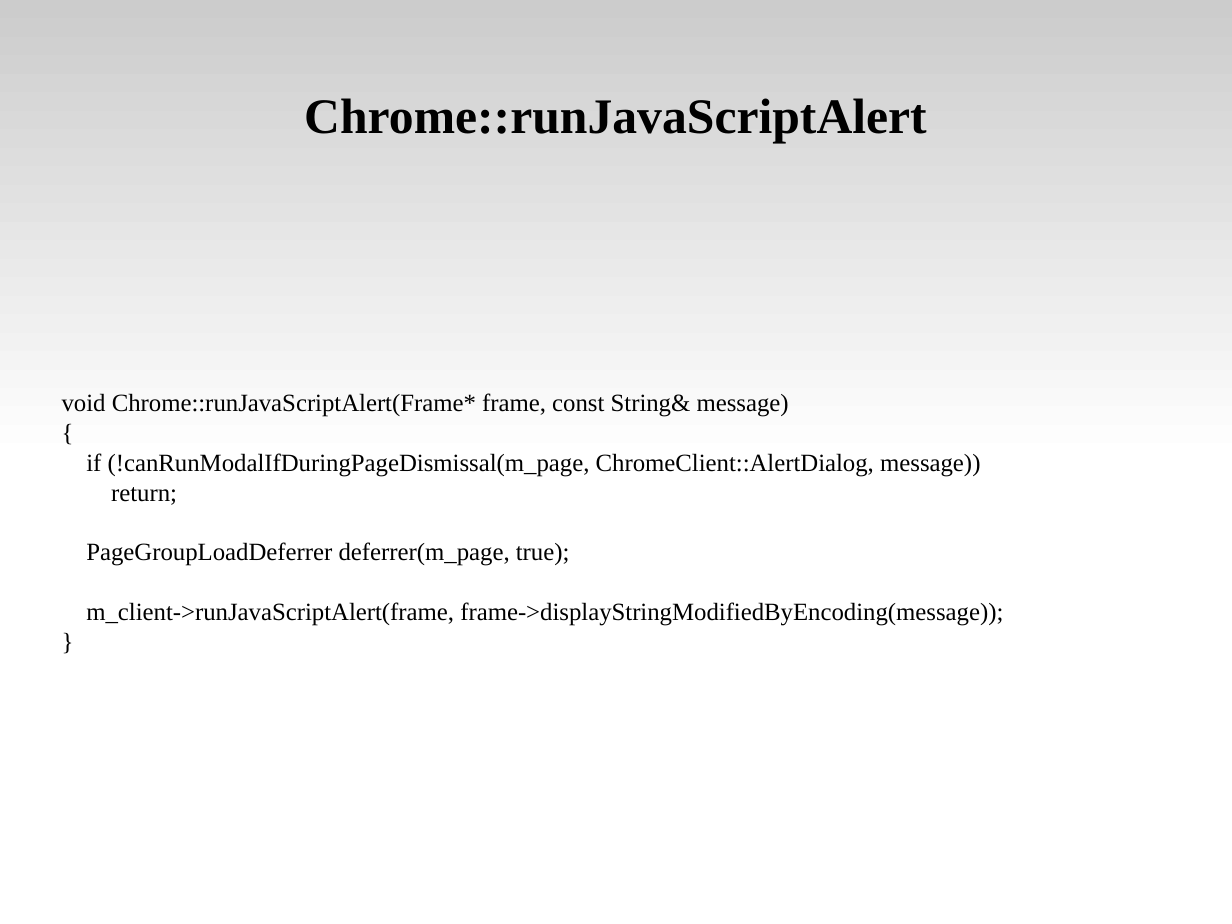
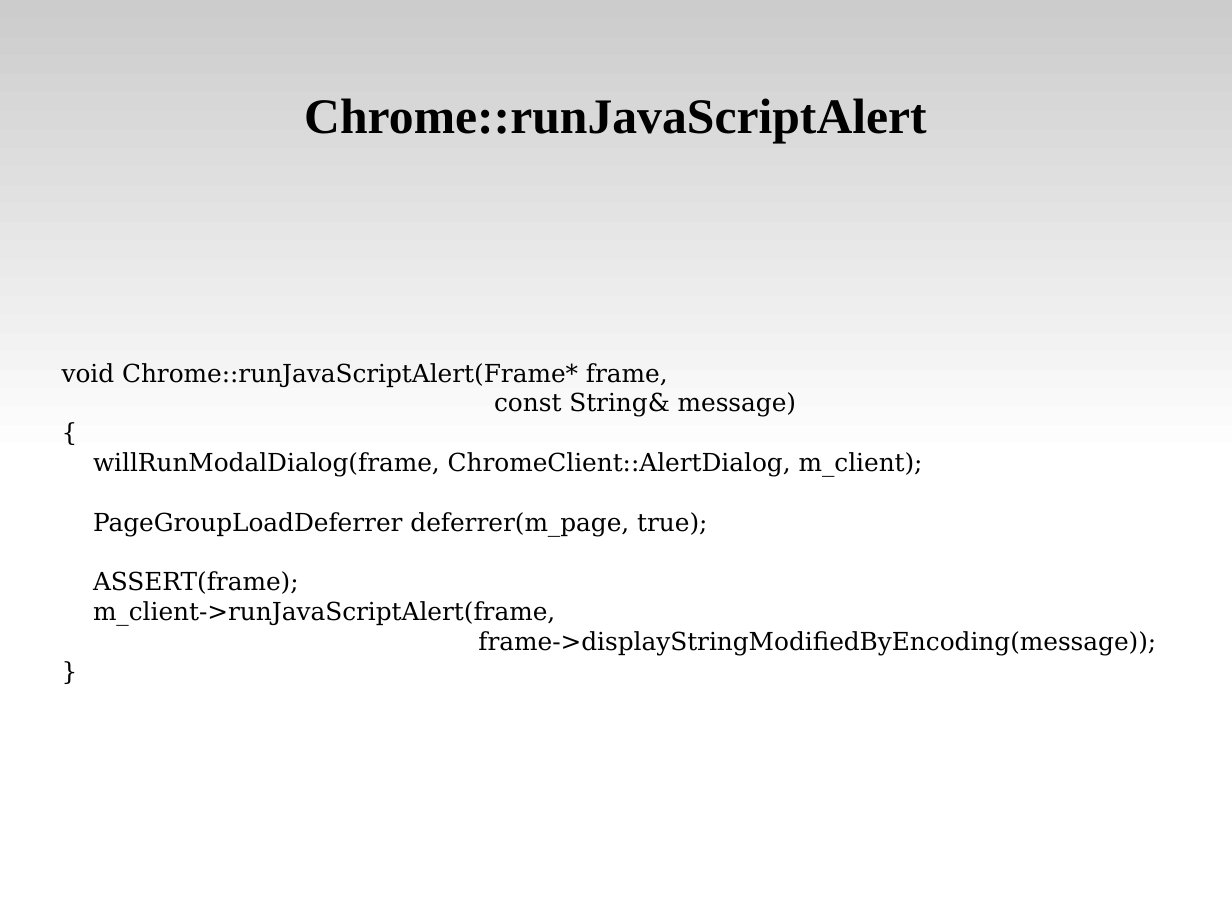
Before and after one commit to tsaicw/browser_research, a slide deck: slide 27 of WebKit/WebKit.odp (slide 33 before the commit). Drawn at 1232x924 pixels with LibreOffice and Linux fonts; fonts in the diff are those of the drawing. Boxes give left, top, right and bottom in pixels: in the first picture for what was removed or moved away, otherwise in the second. Text is boxed around its words. In the diff, an @@ line names an element or a change of style, - is before the commit and + after.

```diff
--- a/WebKit/WebKit.odp
+++ b/WebKit/WebKit.odp
@@ subtitle at [62, 363, 796, 417]: text changed; font Times New Roman to DejaVu Serif @@
-void Chrome::runJavaScriptAlert(Frame* frame, const String& message)
+void Chrome::runJavaScriptAlert(Frame* frame,
+const String& message)
@@ subtitle at [93, 452, 923, 477]: text changed; font Times New Roman to DejaVu Serif @@
-if (!canRunModalIfDuringPageDismissal(m_page, ChromeClient::AlertDialog, message))
-return;
+willRunModalDialog(frame, ChromeClient::AlertDialog, m_client);
@@ subtitle at [93, 512, 707, 537]: font Times New Roman to DejaVu Serif in "{", "PageGroupLoadDeferrer deferrer(m_page, true);", "}" @@
@@ subtitle at [93, 571, 1156, 656]: text changed; font Times New Roman to DejaVu Serif @@
-m_client->runJavaScriptAlert(frame, frame->displayStringModifiedByEncoding(message));
+ASSERT(frame);
+m_client->runJavaScriptAlert(frame,
+frame->displayStringModifiedByEncoding(message));
```
Also in this commit, not shown: 6 other slides changed, 2 slides added, 3 slides removed.
